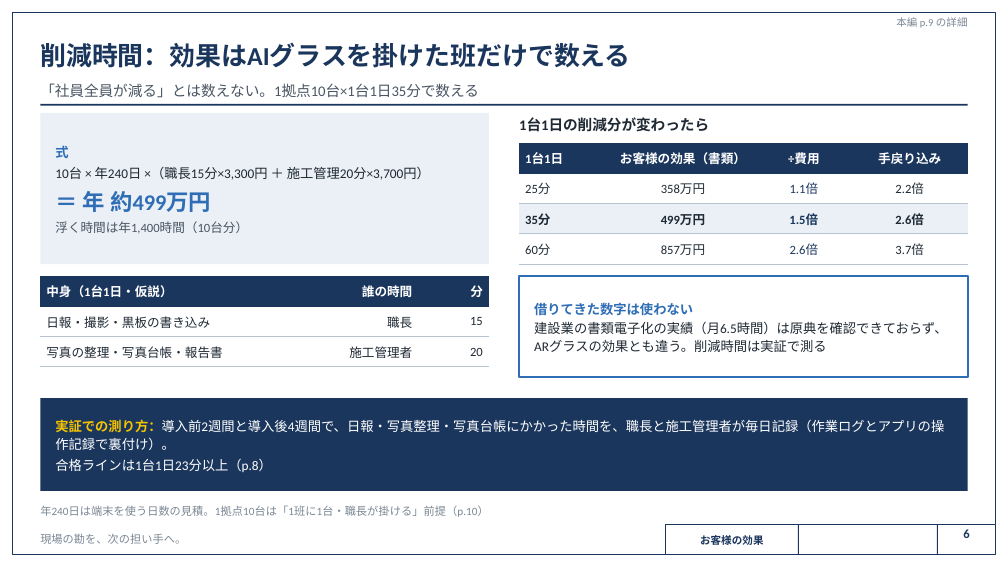
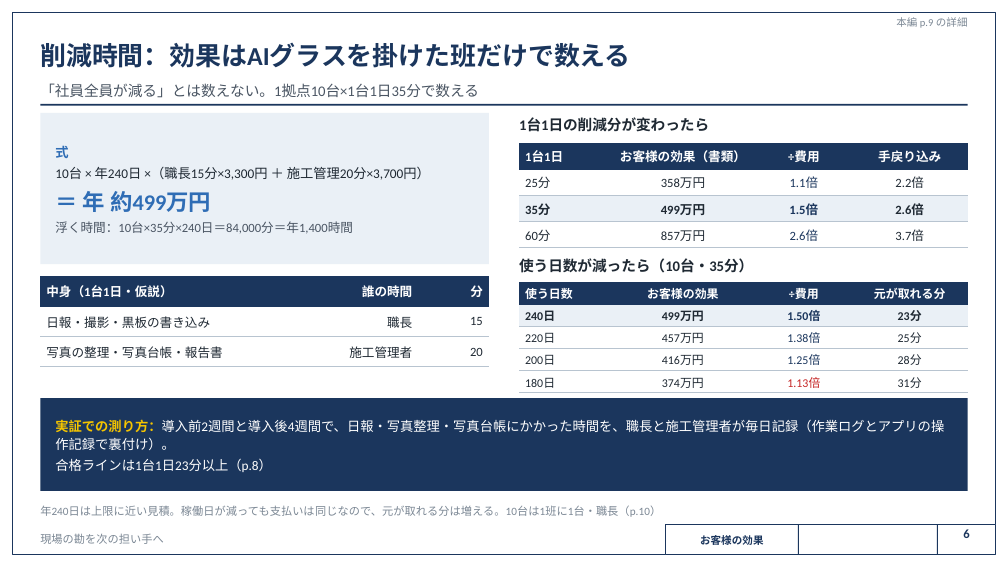
Before and after one commit to SEITOSHIKI/-ai-commute-audio-, a slide deck: slide 6 of deck/カンツギ_事業計画書_計算詳細版.pptx. Drawn at 1008x567 pixels with LibreOffice and Linux fonts; fonts in the diff are those of the drawing; background and template pictures are left out. Boxes give left, top, right and bottom in pixels: in the first picture for what was removed or moved away, otherwise in the second. Text is boxed around its words. In the diff, an @@ line names an element or a change of style, - is before the commit and + after.

```diff
--- a/deck/カンツギ_事業計画書_計算詳細版.pptx
+++ b/deck/カンツギ_事業計画書_計算詳細版.pptx
@@ table: place and size @@
-table at <box>519,143,968,259</box>
+table at <box>519,143,968,245</box>
@@ text at <box>55,221,353,234</box>: text changed @@
-浮く時間は年1,400時間（10台分）
+浮く時間：10台×35分×240日＝84,000分＝年1,400時間
@@ text added at <box>519,258,753,273</box>, 10.5 pt, text #1F2933, bold @@
+使う日数が減ったら（10台・35分）
@@ rectangle removed at <box>519,276,968,377</box> @@
@@ table added at <box>519,282,968,392</box>, 5 rows, 4 columns @@
+使う日数 | お客様の効果 | ÷費用 | 元が取れる分
+240日 | 499万円 | 1.50倍 | 23分
+220日 | 457万円 | 1.38倍 | 25分
+200日 | 416万円 | 1.25倍 | 28分
+180日 | 374万円 | 1.13倍 | 31分
@@ text removed at <box>534,302,947,352</box> @@
-借りてきた数字は使わない
-建設業の書類電子化の実績（月6.5時間）は原典を確認できておらず、ARグラスの効果とも違う。削減時間は実証で測る
@@ text at <box>40,505,661,517</box>: text changed @@
-年240日は端末を使う日数の見積。1拠点10台は「1班に1台・職長が掛ける」前提（p.10）
+年240日は上限に近い見積。稼働日が減っても支払いは同じなので、元が取れる分は増える。10台は1班に1台・職長（p.10）
@@ text at <box>40,534,164,544</box>: text changed @@
-現場の勘を、次の担い手へ。
+現場の勘を次の担い手へ
```
Also in this commit, not shown: 30 other slides changed, 34 other files.
